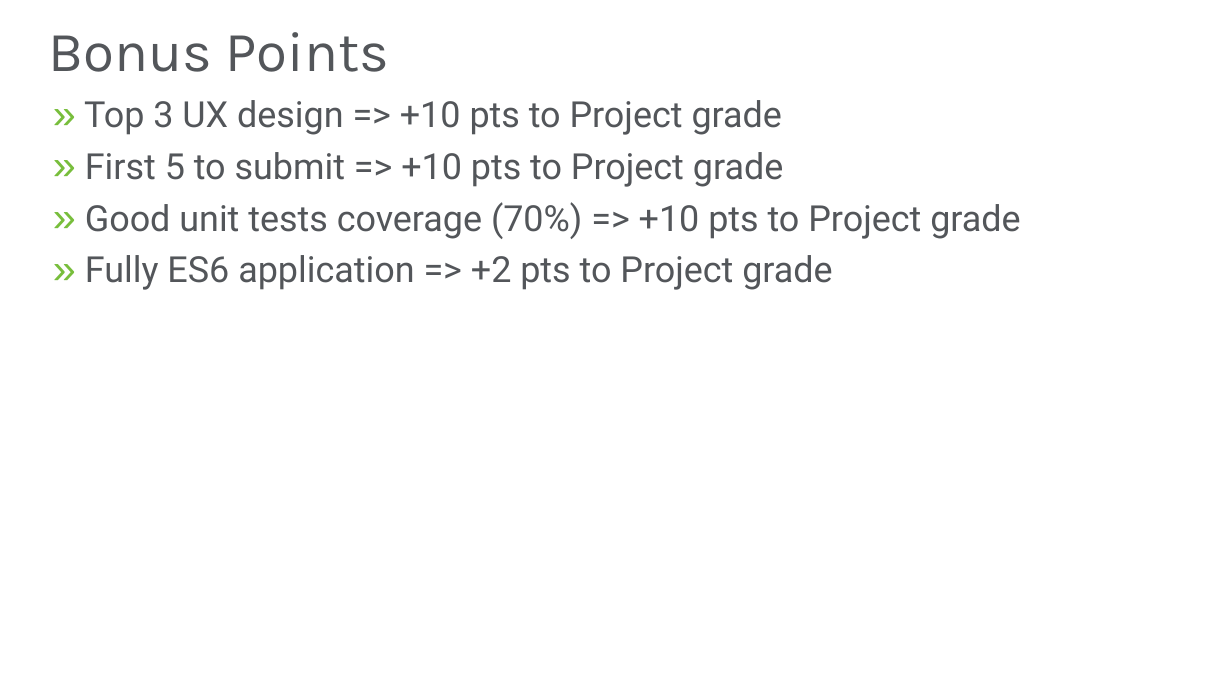
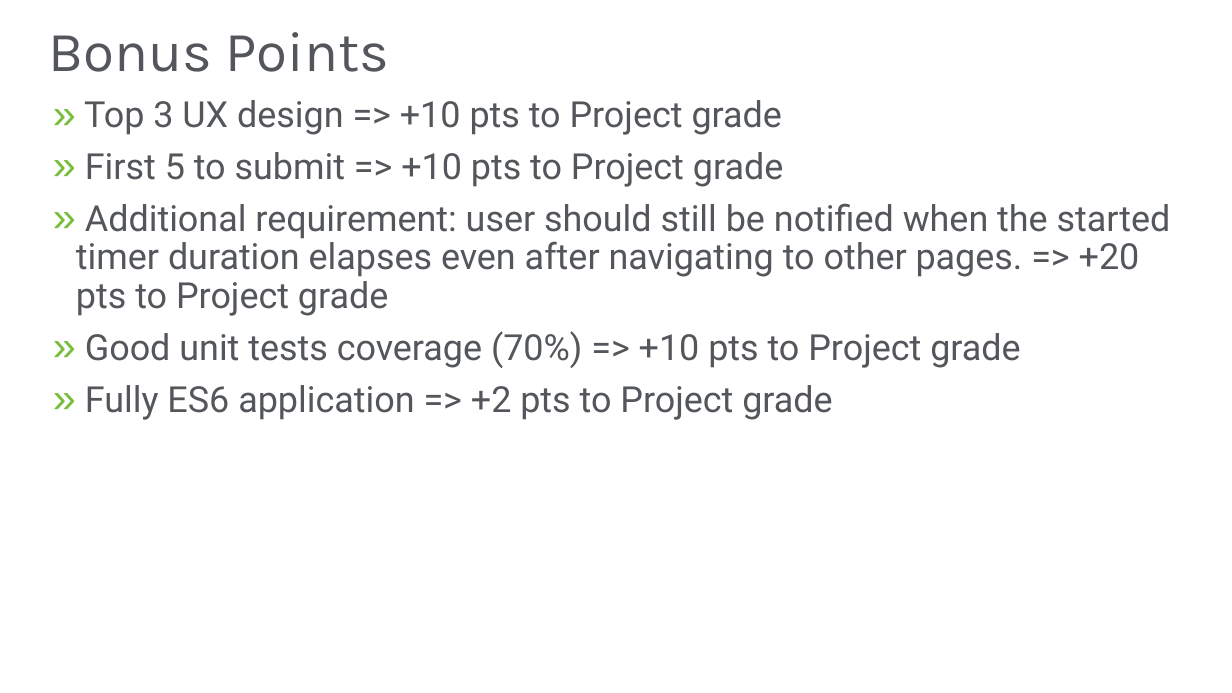
Before and after one commit to tmchanph/mmr, a slide deck: slide 13 of docs/presentations/MMR W6D2 Final Project.pptx. Drawn at 1232x693 pixels with LibreOffice and Linux fonts; fonts in the diff are those of the drawing; background and template pictures are left out. Boxes give left, top, right and bottom in pixels: in the first picture for what was removed or moved away, otherwise in the second. Text is boxed around its words. In the diff, an @@ line names an element or a change of style, - is before the commit and + after.

Commit message:
Updated final project specifications.

```diff
--- a/docs/presentations/MMR W6D2 Final Project.pptx
+++ b/docs/presentations/MMR W6D2 Final Project.pptx
@@ text at [76, 203, 1171, 316]: paragraph added @@
+» Additional requirement: user should still be notified when the started timer duration elapses even after navigating to other pages. => +20 pts to Project grade
```
Also in this commit, not shown: 1 other slide changed.
